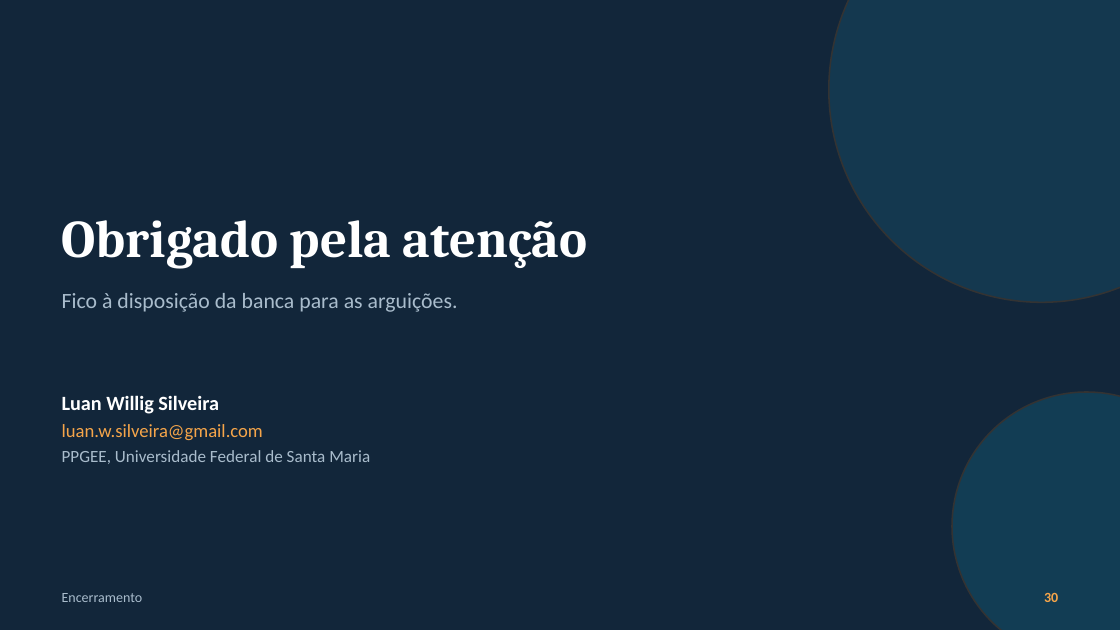
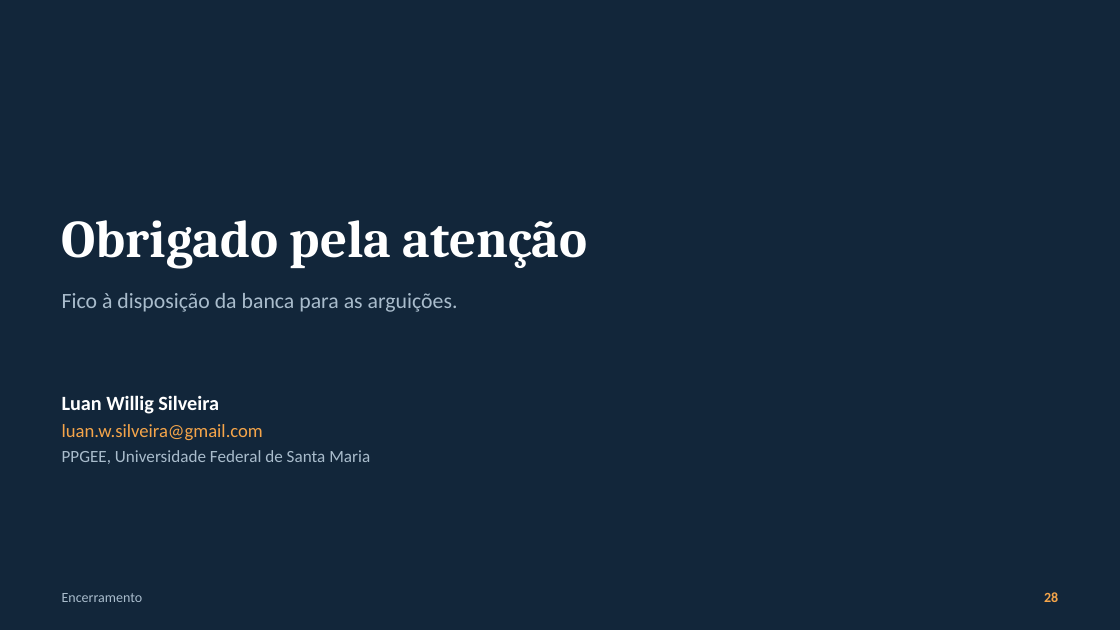
Before and after one commit to luanws/masters-thesis, a slide deck: slide 28 of presentation/defesa.odp (slide 30 before the commit). Drawn at 1120x630 pixels with LibreOffice and Linux fonts; fonts in the diff are those of the drawing; background and template pictures are left out. Boxes give left, top, right and bottom in pixels: in the first picture for what was removed or moved away, otherwise in the second. Text is boxed around its words. In the diff, an @@ line names an element or a change of style, - is before the commit and + after.

```diff
--- a/presentation/defesa.odp
+++ b/presentation/defesa.odp
@@ ellipse removed at bbox=[829, 0, 1120, 302] @@
@@ ellipse removed at bbox=[952, 392, 1120, 630] @@
@@ text removed at bbox=[1044, 593, 1058, 602] @@
-30
@@ text added at bbox=[1044, 592, 1058, 602], 9 pt, text #F5A54A, bold @@
+28
```
Also in this commit, not shown: 12 other slides changed, 22 slides added, 17 slides removed, 27 other files.
